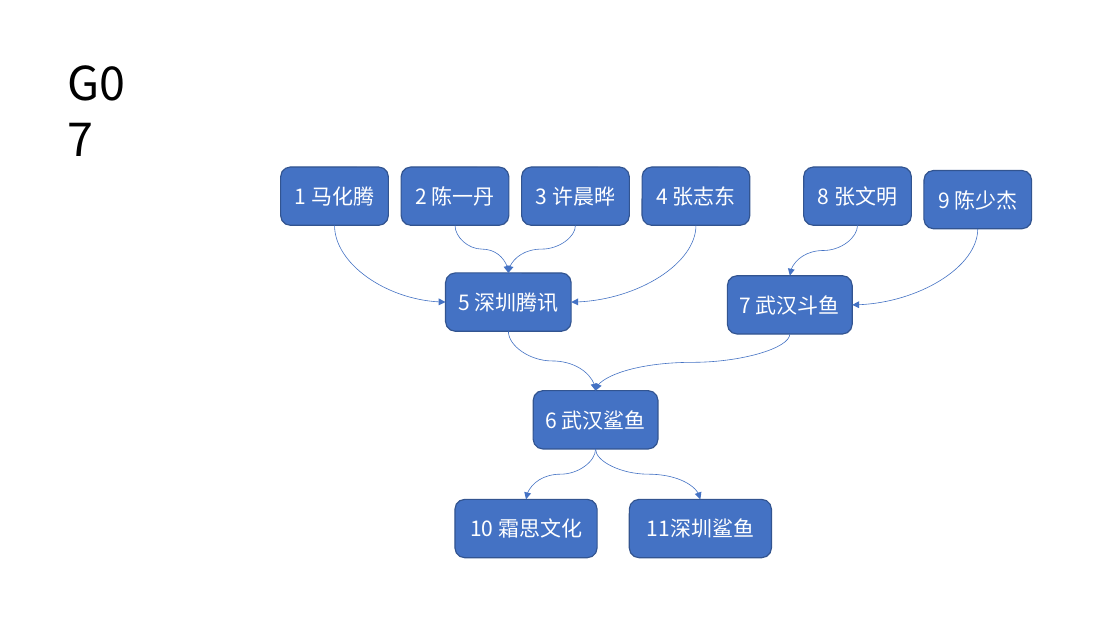
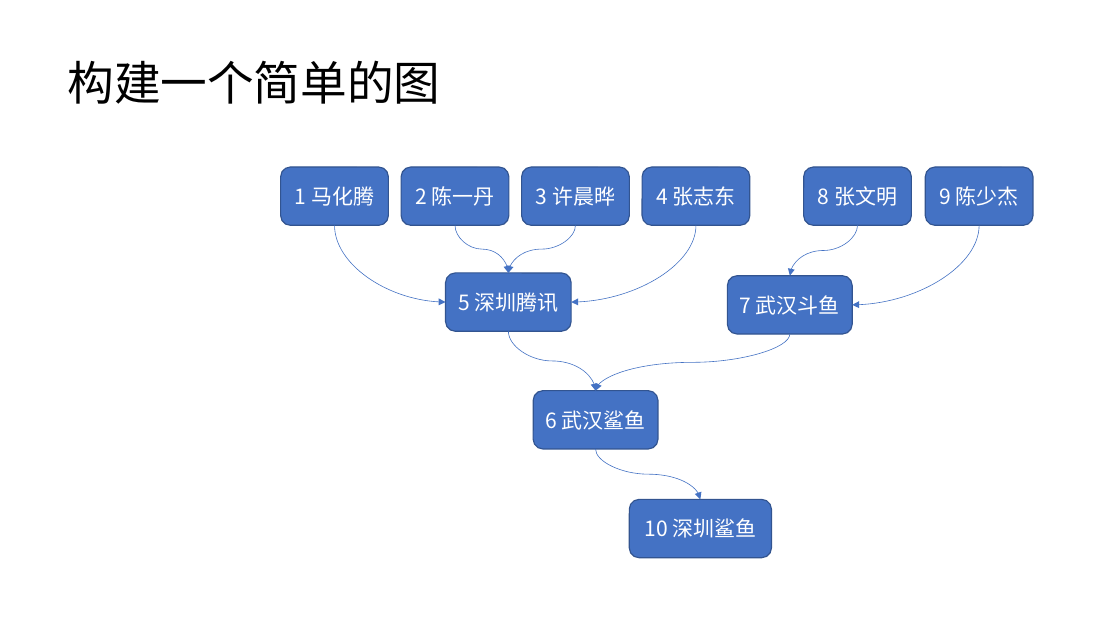
Before and after one commit to DrDavidS/SparkLearn, a slide deck: slide 2 of 股权图谱.pptx. Drawn at 1120x630 pixels with LibreOffice and Linux fonts; fonts in the diff are those of the drawing. Boxes give left, top, right and bottom in pixels: in the first picture for what was removed or moved away, otherwise in the second. Text is boxed around its words. In the diff, an @@ line names an element or a change of style, - is before the commit and + after.

```diff
--- a/股权图谱.pptx
+++ b/股权图谱.pptx
@@ text at (68, 60, 441, 104): text changed @@
-G07
+构建一个简单的图
@@ rounded rectangle "9 陈少杰": place and size @@
-rounded rectangle "9 陈少杰" at (924, 171, 1032, 229)
+rounded rectangle "9 陈少杰" at (926, 167, 1033, 225)
@@ curved arrow moved from (978, 229) - (853, 305) to (980, 225) - (853, 305) @@
@@ curved arrow removed from (596, 450) to (526, 500) @@
@@ rounded rectangle removed at (455, 500, 597, 558) @@
-10 霜思文化
@@ text in rounded rectangle at (644, 518, 756, 538): text changed @@
-11深圳鲨鱼
+10 深圳鲨鱼
```
Also in this commit, not shown: 1 other slide changed, 8 slides added, 13 other files.
